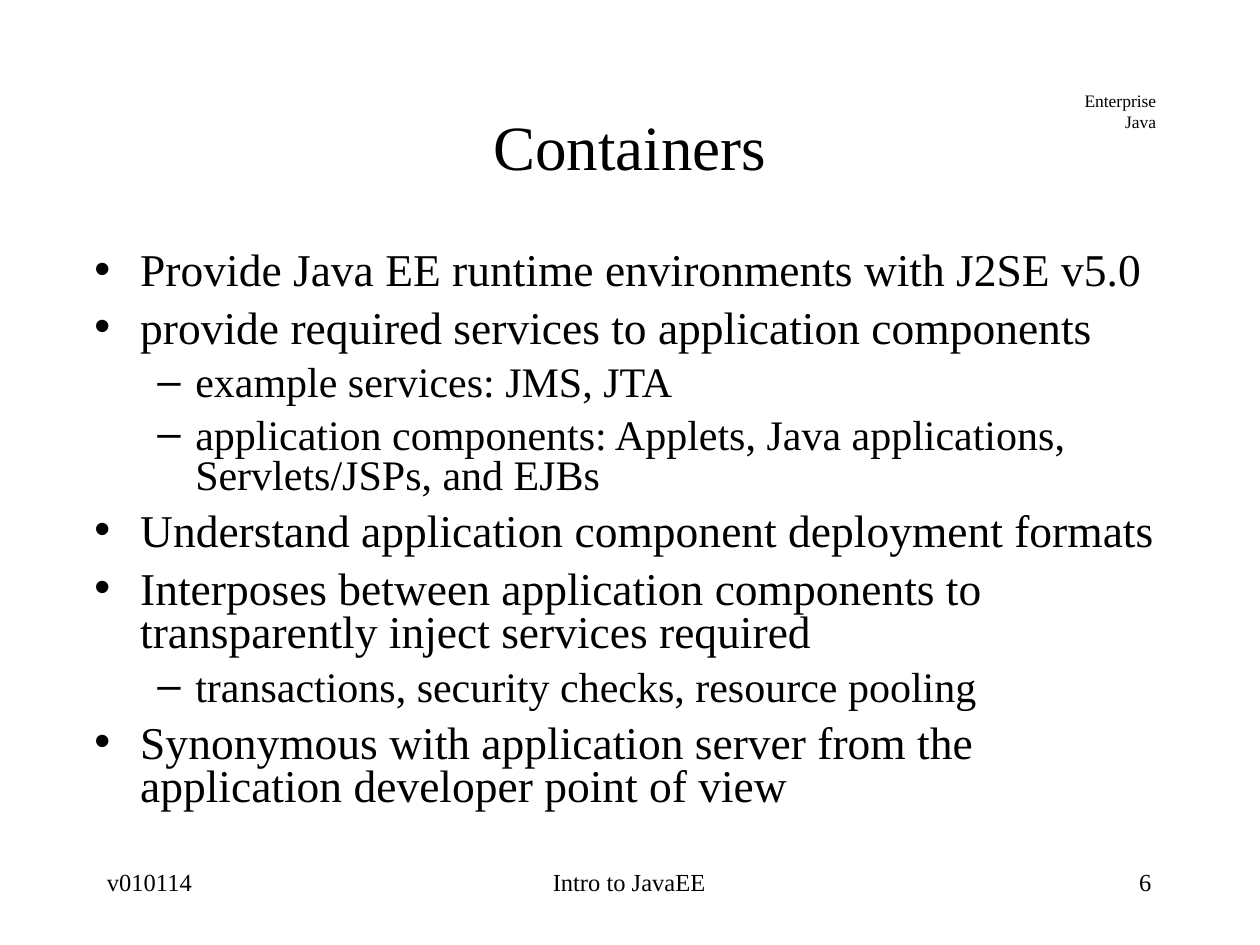
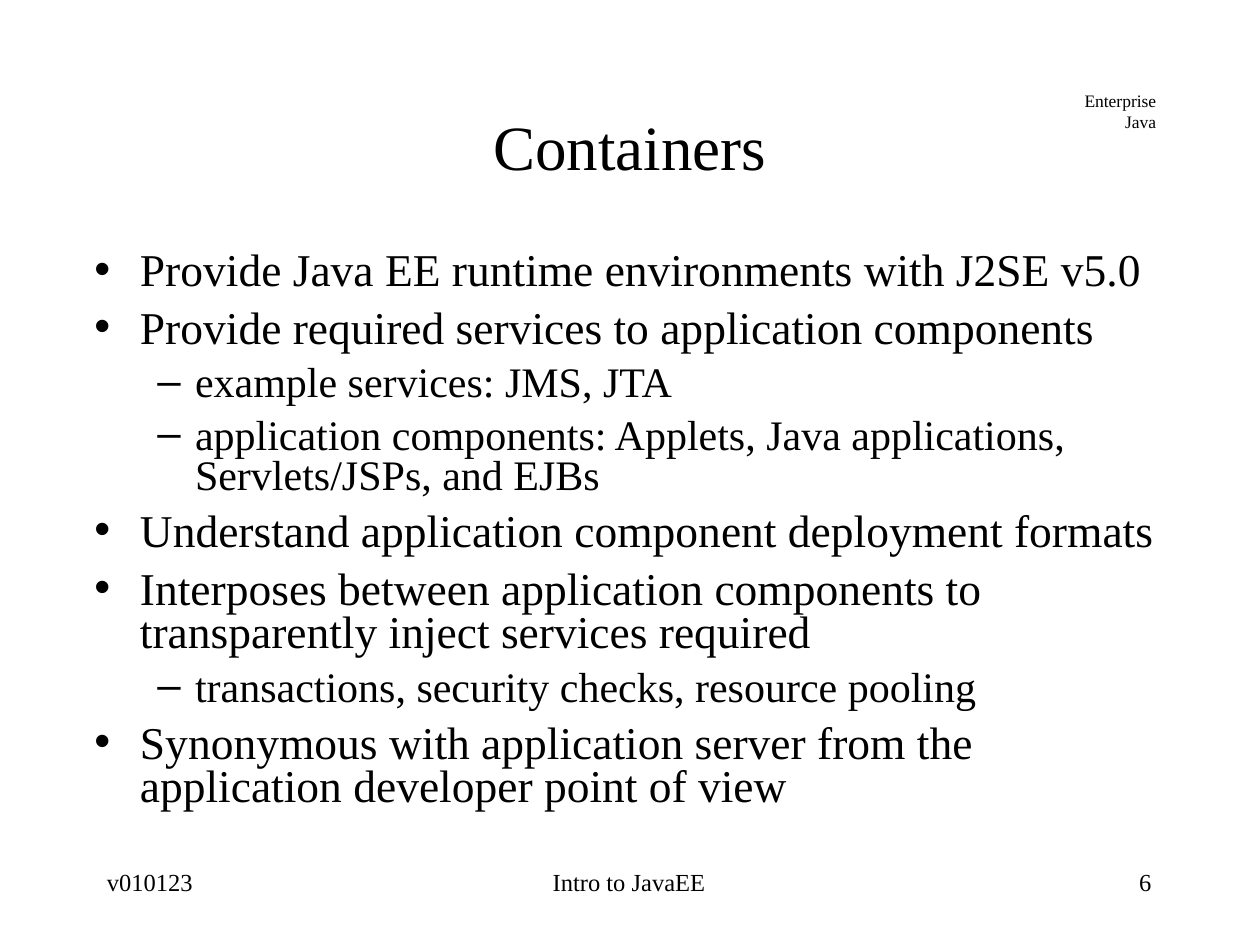
Before and after one commit to jcstaff/ejava-javaee, a slide deck: slide 6 of course-docs/src/site/resources/lectures/javaee-intro.ppt. Drawn at 1260x945 pixels with LibreOffice and Linux fonts; fonts in the diff are those of the drawing. Boxes give left, top, right and bottom in pixels: in the first picture for what was removed or moved away, otherwise in the second. Text is boxed around its words. In the diff, an @@ line names an element or a change of style, - is before the commit and + after.

```diff
--- a/course-docs/src/site/resources/lectures/javaee-intro.ppt
+++ b/course-docs/src/site/resources/lectures/javaee-intro.ppt
@@ text at (140,312,1094,353): text changed @@
-• provide required services to application components
+• Provide required services to application components
@@ text at (107,874,193,892): text changed @@
-v010114
+v010123
```
Also in this commit, not shown: 21 other slides changed, 2 other files.
